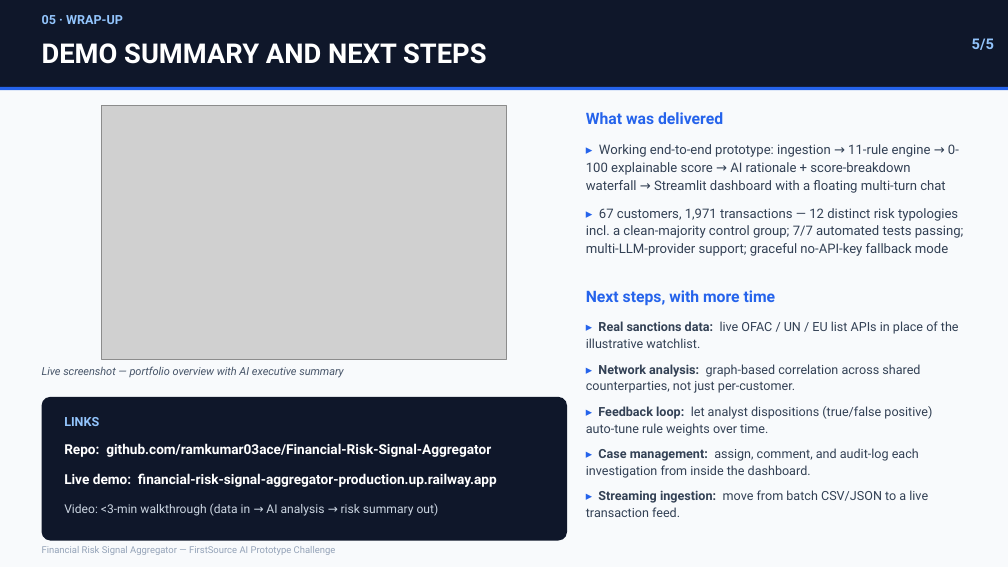
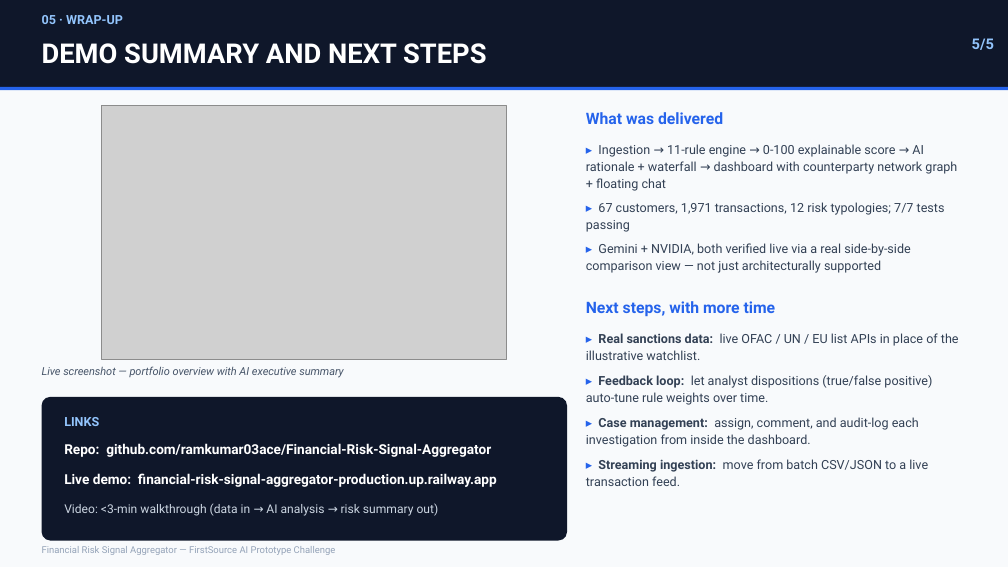
Before and after one commit to ramkumar03ace/Financial-Risk-Signal-Aggregator, a slide deck: slide 5 of docs/Financial_Risk_Signal_Aggregator_Deck.pptx. Drawn at 1008x567 pixels with LibreOffice and Linux fonts; fonts in the diff are those of the drawing; grey boxes stand for pictures. Boxes give left, top, right and bottom in pixels: in the first picture for what was removed or moved away, otherwise in the second. Text is boxed around its words. In the diff, an @@ line names an element or a change of style, - is before the commit and + after.

```diff
--- a/docs/Financial_Risk_Signal_Aggregator_Deck.pptx
+++ b/docs/Financial_Risk_Signal_Aggregator_Deck.pptx
@@ text at (x1=586, y1=144, x2=957, y2=273): text changed; size 12.5 to 12 pt @@
-▸ Working end-to-end prototype: ingestion → 11-rule engine → 0-100 explainable score → AI rationale + score-breakdown waterfall → Streamlit dashboard with a floating multi-turn chat
-▸ 67 customers, 1,971 transactions — 12 distinct risk typologies incl. a clean-majority control group; 7/7 automated tests passing; multi-LLM-provider support; graceful no-API-key fallback mode
+▸ Ingestion → 11-rule engine → 0-100 explainable score → AI rationale + waterfall → dashboard with counterparty network graph + floating chat
+▸ 67 customers, 1,971 transactions, 12 risk typologies; 7/7 tests passing
+▸ Gemini + NVIDIA, both verified live via a real side-by-side comparison view — not just architecturally supported
@@ text "Next steps, with more time" moved from (x1=586, y1=290, x2=776, y2=306) to (x1=586, y1=301, x2=776, y2=317) @@
@@ text "▸ Real sanctions data: live ..." moved from (x1=586, y1=321, x2=959, y2=517) to (x1=586, y1=333, x2=959, y2=486) @@
@@ text at (x1=586, y1=364, x2=920, y2=393): paragraph removed @@
-▸ Network analysis: graph-based correlation across shared counterparties, not just per-customer.
```
Also in this commit, not shown: 3 other slides changed, 9 other files.
